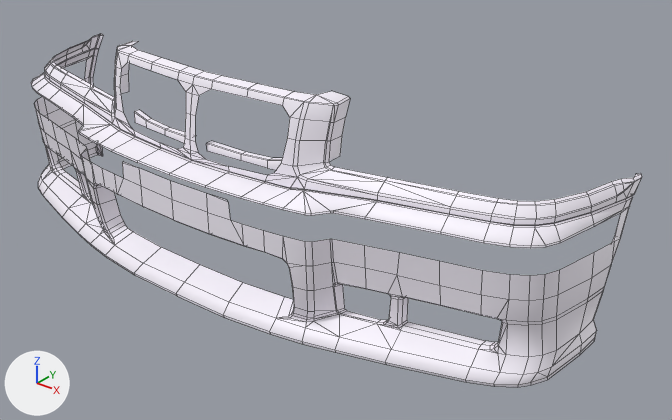
Before and after pictures for a commit that changed the FBX model Assets/_Gumball/Runtime/_Cars/Cars/LZ_E36/Meshes/BMW_E36_FB01_Duco.fbx.
One viewpoint serves both versions: a camera (50 mm lens) standing at (1.386, -3.381, 0.566) and looking at (0.187, -1.882, -0.364). The lights are fixed; the arrows at lower left show +X, +Y and +Z. Mesh edges are drawn as thin lines. Where no turn or scale is listed for an object, it has been applied to the vertices.

Names of what the first picture shows: 'BMW_E36_FB01_Duco'.
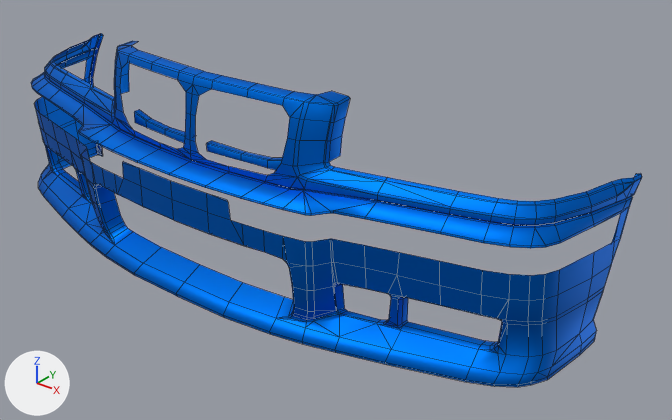
The newer file is also turned or shifted as a whole; pictures and numbers use the older file's frame.

What changed in the scene script:
```text
Add mat_240z_duco:
    mat_240z_duco = principled_material('240z_Duco')
    mat_240z_duco.base_color = (0.0, 0.167, 0.723)  # blue #0072dd
    mat_240z_duco.metallic = 0.974
    mat_240z_duco.roughness = 0.56
Change me_scene_015:
    used by ob_bmw_e36_fb01_duco; location = (0.0, 0.0, 0.0)
    verts and faces of me_scene_015; kept vertices keep their numbers, new ones are numbered from 958
    before: 63 (0.29, -2.11, -0.2) at pixel (305, 189), 453 (0.44, -2.08, -0.19) at pixel (377, 200), 454 (0.44, -2.08, -0.19) at pixel (376, 202), 455 (0.29, -2.12, -0.2) at pixel (303, 190), 456 (0.29, -2.11, -0.2) at pixel (305, 189)
    before: 471 (0.26, -2.12, -0.2) at pixel (288, 189), 472 (0.26, -2.12, -0.2) at pixel (291, 188)
    before: 545 (-0.29, -2.11, -0.2) at pixel (113, 124), 924 (-0.44, -2.08, -0.19) at pixel (85, 103), 925 (-0.44, -2.08, -0.19) at pixel (83, 104), 926 (-0.29, -2.12, -0.2) at pixel (110, 124), 927 (-0.29, -2.11, -0.2) at pixel (113, 124)
    before: 942 (-0.26, -2.12, -0.2) at pixel (118, 130), 943 (-0.26, -2.12, -0.2) at pixel (120, 129)
    remove me_scene_015.from_pydata(...)  # 958 vertices, 876 faces; spans x -0.82..0.82, y -2.22..-1.72, z -0.51..-0.02
    add me_scene_015.from_pydata(...)  # 956 vertices, 876 faces; spans x -0.82..0.82, y -2.22..-1.72, z -0.51..-0.02
    me_scene_015 part 1
    add delete_vertices([456])  # with the faces that use them
    add faces += [(63, 455, 454, 453), (63, 472, 471, 455)]
    me_scene_015 part 2
    add delete_vertices([927])  # with the faces that use them
    add faces += [(545, 924, 925, 926), (545, 926, 942, 943)]
    me_scene_015 part 3: 872 faces spanning x -0.82..0.82, y -2.22..-1.72, z -0.51..-0.02 switch from mat_240z_duco_ao_kit01 (white #faf5ff) to mat_240z_duco (blue #0072dd)
```

Changed parts and their boxes [x1, y1, x2, y2] in the pictures (672 x 420 px; the box of a moved part takes in the faces that stretch with it):
part 1 of me_scene_015, moved or reshaped: [289, 189, 377, 202] in both
part 2 of me_scene_015, moved or reshaped: [84, 104, 120, 131] in both
part 3 of me_scene_015, recoloured (white to blue): [31, 33, 642, 387] in both
